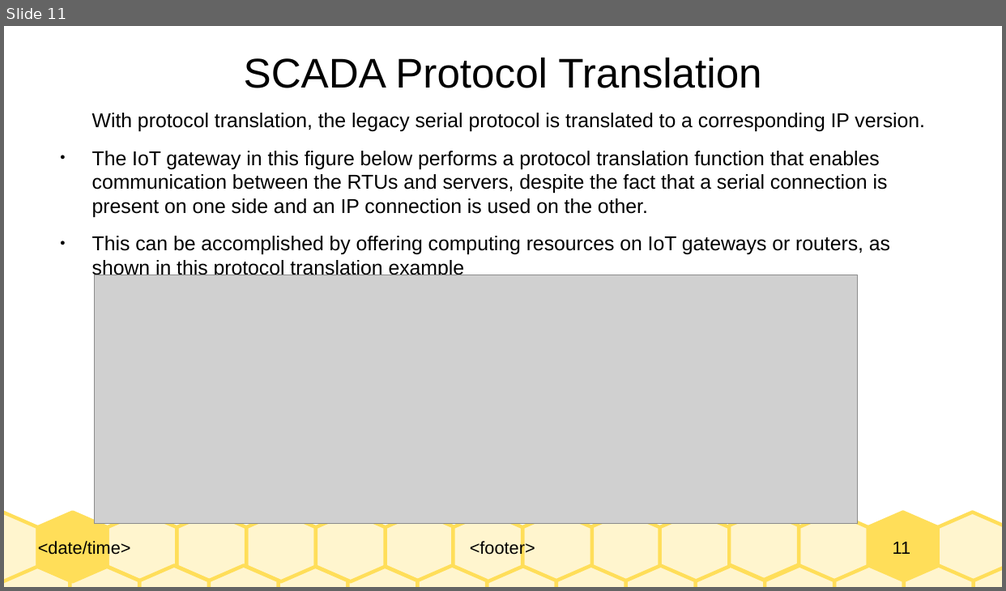
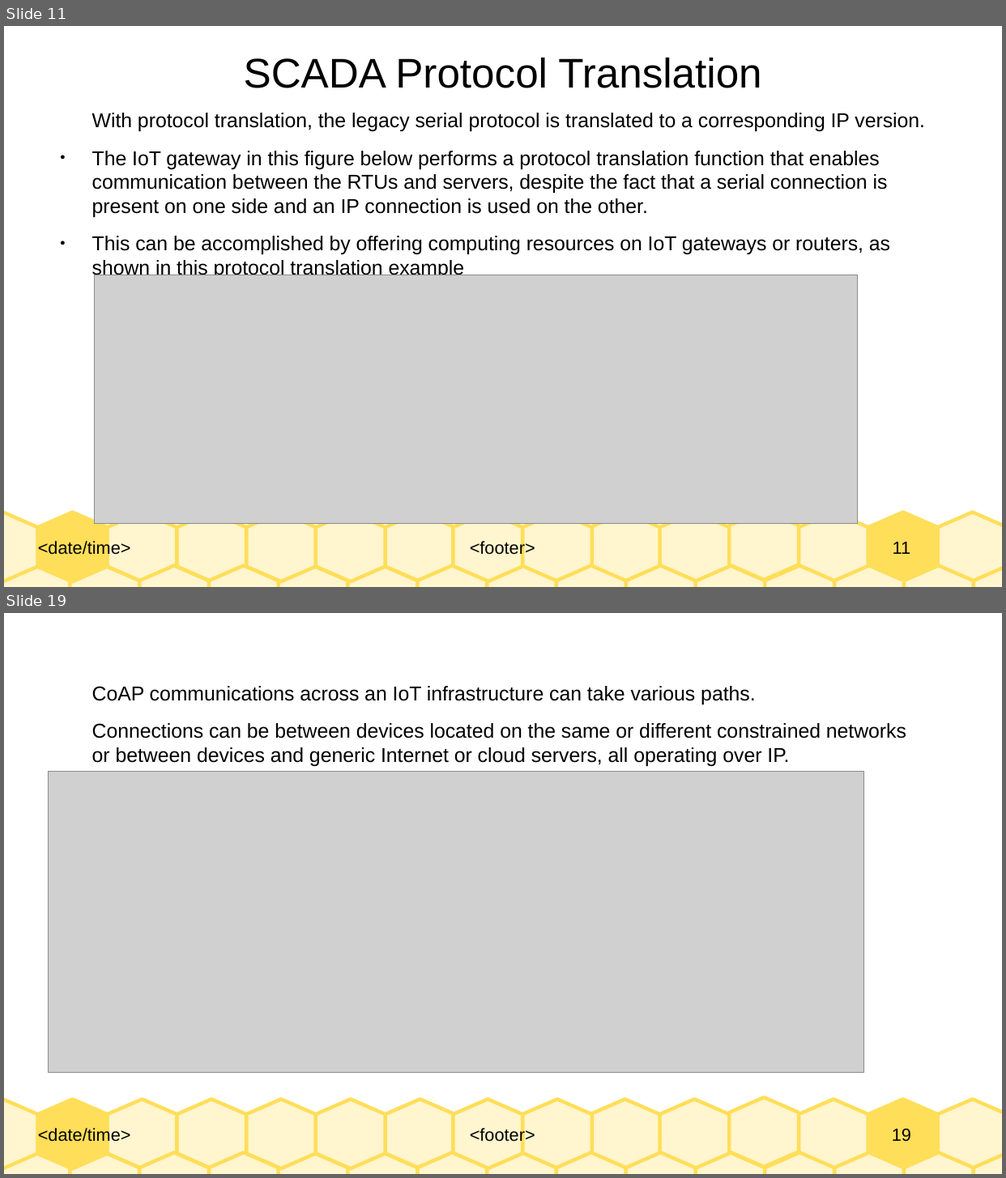
Before and after one commit to Dihfahsih1/Masters-Software-Engineering, a slide deck: yr-sem1/IoT/chapter-6-slides.odp. Shown one above the other, each under a label of ours: slide 11 before the commit, slides 11 and 19 after it; the slides between them are not shown. The pictures are 1006x591 and 1006x1178 pixels, drawn with LibreOffice and Linux fonts; fonts in the diff are those of the drawing; grey boxes stand for pictures. Boxes give left, top, right and bottom in pixels: in the first picture for what was removed or moved away, otherwise in the second. Text is boxed around its words. In the diff, an @@ line names an element or a change of style, - is before the commit and + after.

```diff
--- a/yr-sem1/IoT/chapter-6-slides.odp
+++ b/yr-sem1/IoT/chapter-6-slides.odp
@@ slide 19 added at (x1=4, y1=613, x2=1002, y2=1174), background #FFFFFF; not listed: 33 template elements that a slide beside it also shows @@
@@ text added at (x1=92, y1=686, x2=906, y2=766), 16 pt, text #000000 @@
+CoAP communications across an IoT infrastructure can take various paths.
+Connections can be between devices located on the same or different constrained networks or between devices and generic Internet or cloud servers, all operating over IP.
@@ picture added at (x1=49, y1=772, x2=864, y2=1073) @@
```
Also in this commit, not shown: 11 other slides added, 1 other file.
